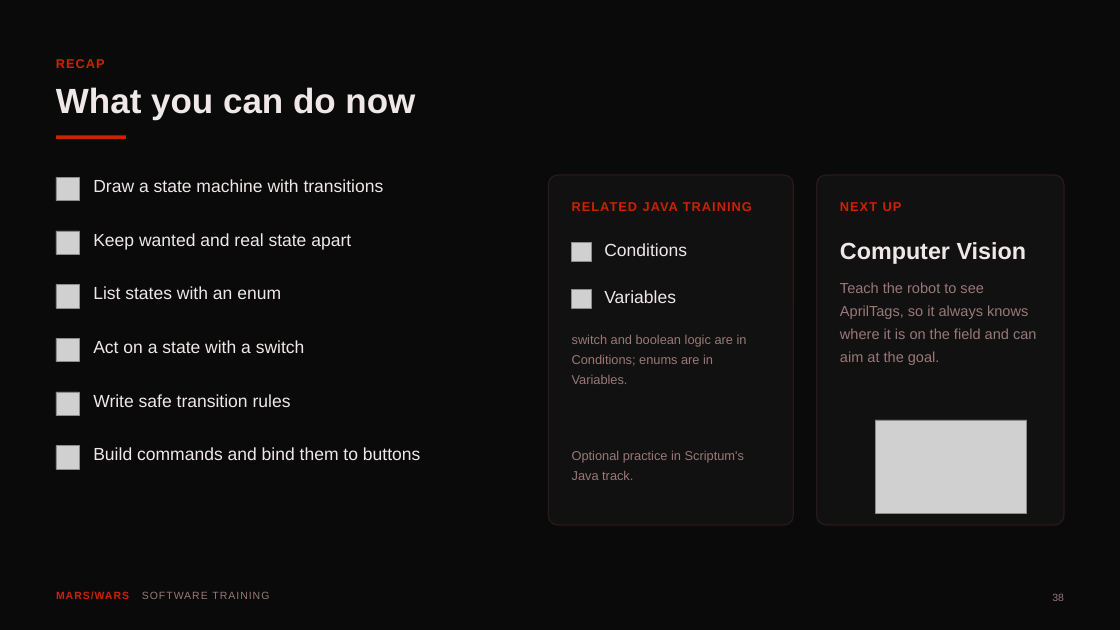
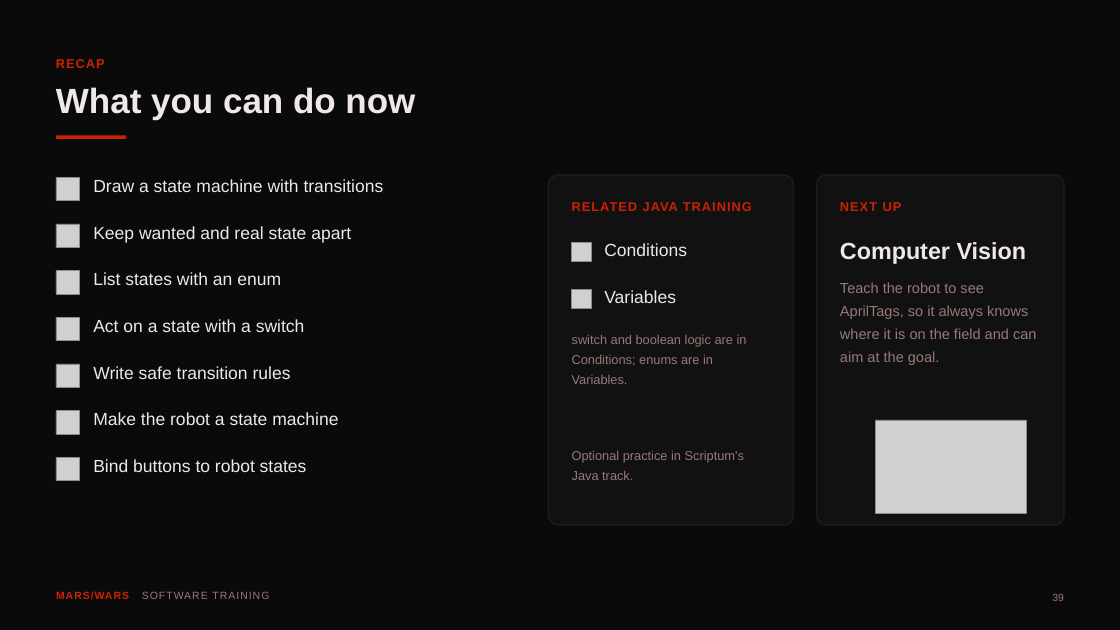
Before and after one commit to FRC-Team-4143/scriptum-lessons, a slide deck: slide 39 of deck7-state-machines-and-commands.pptx (slide 38 before the commit). Drawn at 1120x630 pixels with LibreOffice and Linux fonts; fonts in the diff are those of the drawing; grey boxes stand for pictures. Boxes give left, top, right and bottom in pixels: in the first picture for what was removed or moved away, otherwise in the second. Text is boxed around its words. In the diff, an @@ line names an element or a change of style, - is before the commit and + after.

```diff
--- a/deck7-state-machines-and-commands.pptx
+++ b/deck7-state-machines-and-commands.pptx
@@ picture: place and size @@
-picture at (56,231,80,254)
+picture at (56,224,80,248)
@@ text "Keep wanted and real state ...": place and size @@
-text "Keep wanted and real state ..." at (93,233,351,250)
+text "Keep wanted and real state ..." at (93,226,351,243)
@@ text "List states with an enum": place and size @@
-text "List states with an enum" at (93,286,281,299)
+text "List states with an enum" at (93,272,281,285)
@@ picture removed at (56,284,80,308) @@
@@ picture added at (56,270,80,294) @@
@@ picture added at (56,318,80,341) @@
@@ text "Act on a state with ...": place and size @@
-text "Act on a state with ..." at (93,340,305,353)
+text "Act on a state with ..." at (93,319,305,332)
@@ picture removed at (56,338,80,362) @@
@@ picture added at (56,364,80,388) @@
@@ text "Write safe transition rules": place and size @@
-text "Write safe transition rules" at (93,394,291,407)
+text "Write safe transition rules" at (93,366,291,379)
@@ picture removed at (56,392,80,416) @@
@@ picture added at (56,410,80,434) @@
@@ text added at (93,412,338,425), 22.5 pt, text #F0E8E8 @@
+Make the robot a state machine
@@ picture removed at (56,446,80,469) @@
@@ picture added at (56,458,80,481) @@
@@ text at (93,459,307,472): text changed @@
-Build commands and bind them to buttons
+Bind buttons to robot states
```
Also in this commit, not shown: 12 other slides changed, 6 slides added, 5 slides removed, 3 other files.
